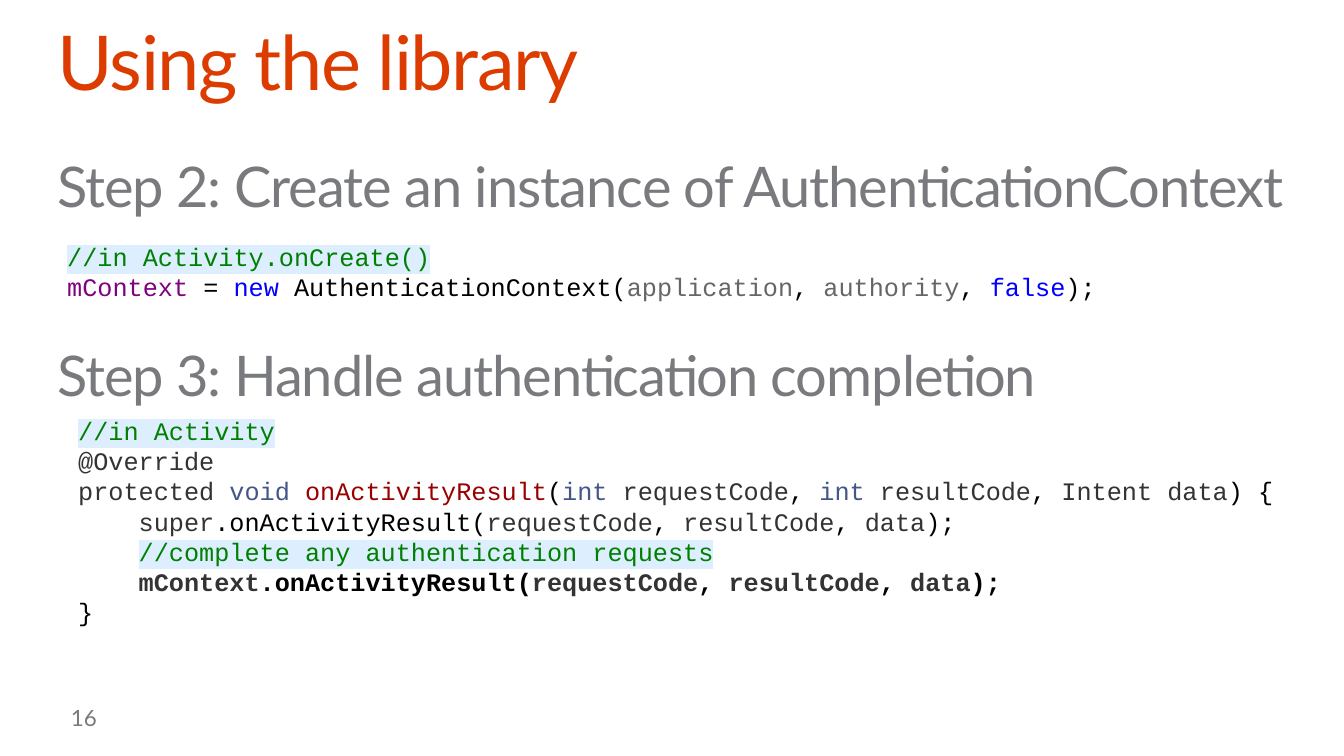
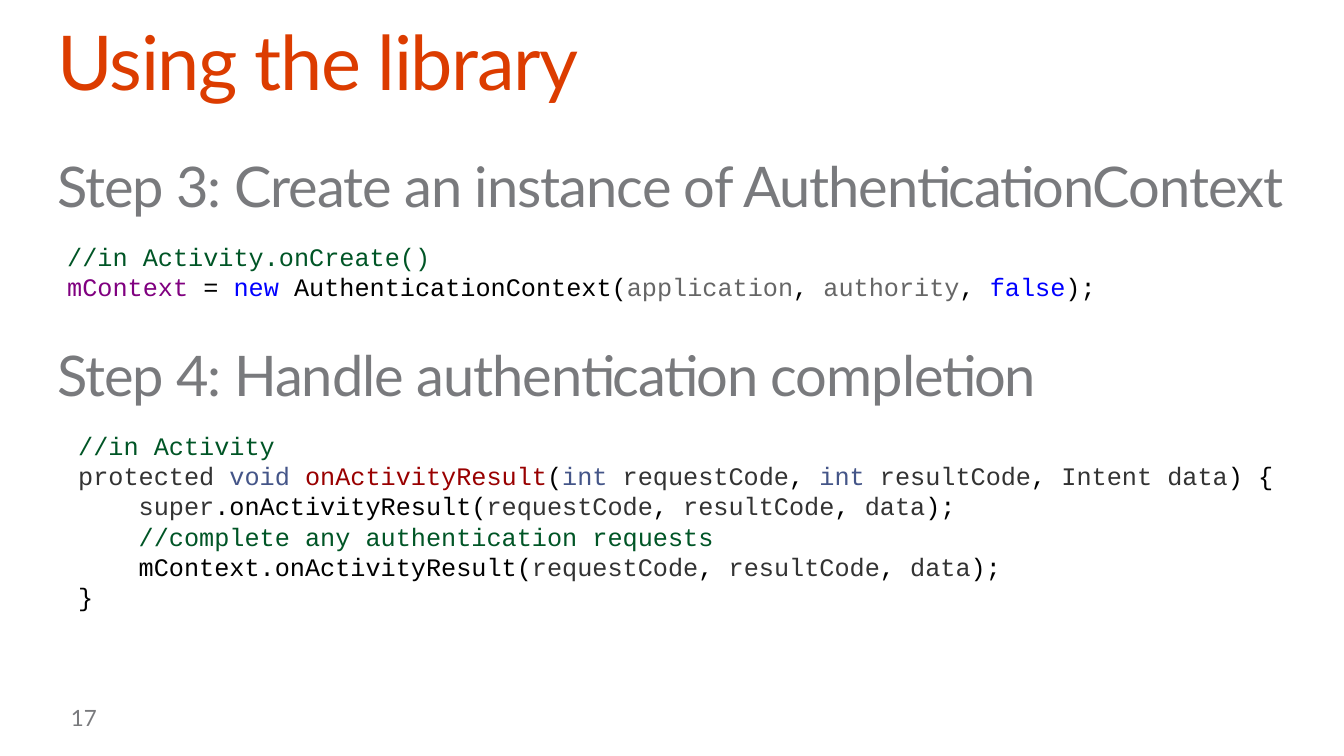
Before and after one commit to stinethebean/DevCampTraining, a slide deck: slide 17 of 06.Hook into SharePoint APIs with Android/06.Hook into SharePoint APIs with Android.pptx (slide 16 before the commit). Drawn at 1344x756 pixels with LibreOffice and Linux fonts; fonts in the diff are those of the drawing; background and template pictures are left out. Boxes give left, top, right and bottom in pixels: in the first picture for what was removed or moved away, otherwise in the second. Text is boxed around its words. In the diff, an @@ line names an element or a change of style, - is before the commit and + after.

```diff
--- a/06.Hook into SharePoint APIs with Android/06.Hook into SharePoint APIs with Android.pptx
+++ b/06.Hook into SharePoint APIs with Android/06.Hook into SharePoint APIs with Android.pptx
@@ text at [57, 166, 1283, 406]: text changed @@
-Step 2: Create an instance of AuthenticationContext
-Step 3: Handle authentication completion
+Step 3: Create an instance of AuthenticationContext
+Step 4: Handle authentication completion
@@ text at [67, 247, 430, 272]: text colour #008000 to #005626, highlight #DDEEFF to none in "//in Activity.onCreate()" @@
@@ text "//in Activity": place and size @@
-text "//in Activity" at [78, 421, 1243, 597]
+text "//in Activity" at [78, 437, 1243, 582]
@@ text at [78, 437, 1001, 582]: text colour #008000 to #005626, highlight #DDEEFF to none in "//in Activity", "//complete any authentication requests"; text colour #333333 to #000000 in "mContext.onActivityResult(requestCode,"; bold off in "mContext.onActivityResult(requestCode, resultCode, data);" @@
@@ text at [78, 452, 214, 474]: paragraph removed @@
-@Override
@@ page number at [71, 710, 97, 726]: text changed @@
-16
+17
```
Also in this commit, not shown: 10 other slides changed, 2 slides added, 1 slide removed.
